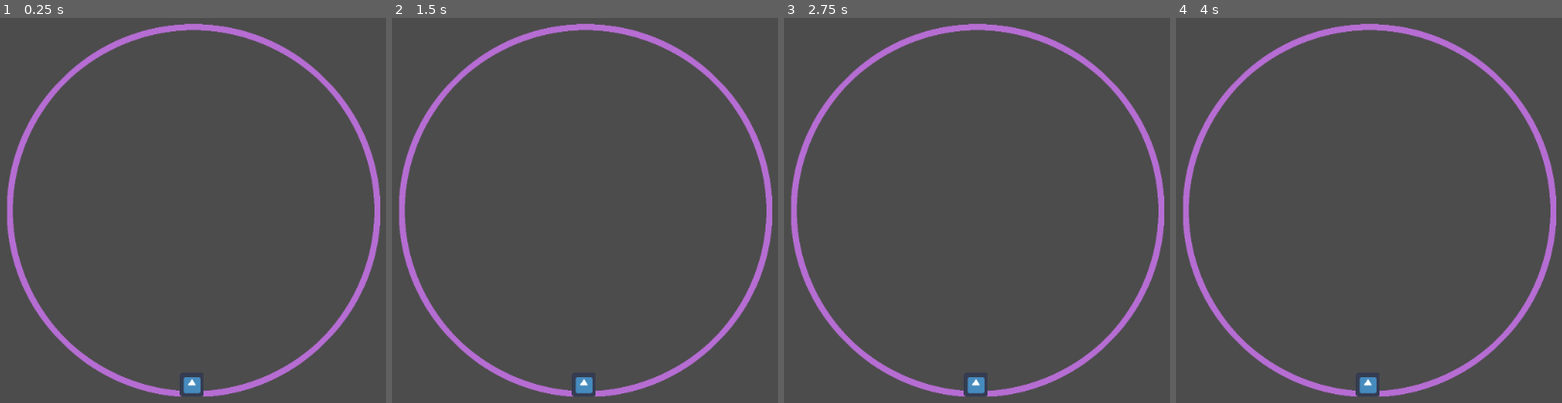
Above: before the commit, frames 1-4 (left to right).
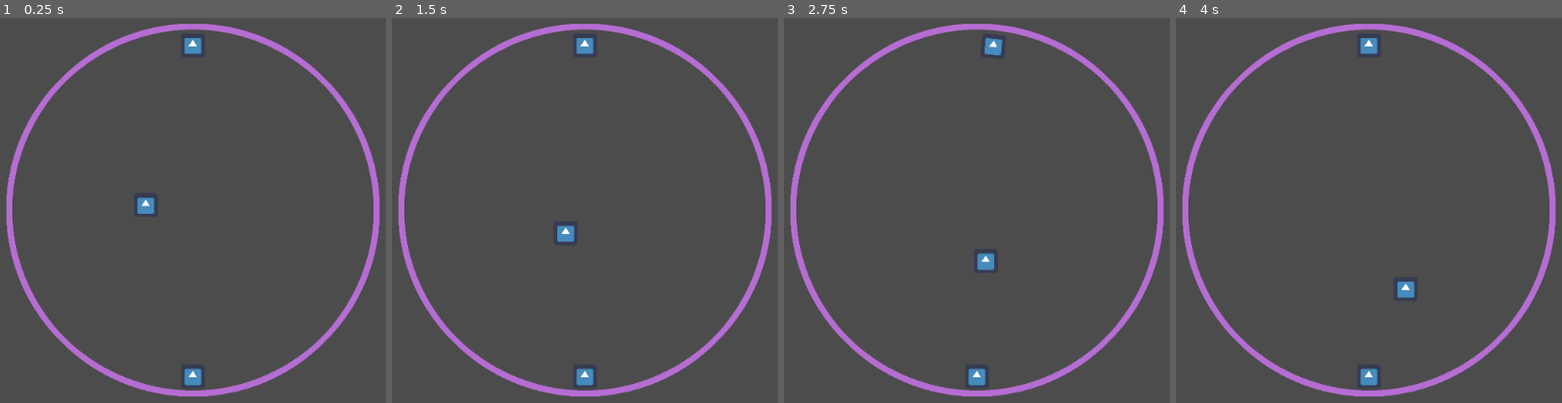
Above: after the commit, the same moments.

Repository: tannercantlay/Star-Pong
Game: Godot game, scene res://Scenes/OuterCollider.tscn
Same seed, same stepped clock (60 frames per second), same inputs: the game is played once before the commit and once after it. The engine's default icon, where the game draws it, is replaced by a stand-in: a white triangle on a blue panel in a dark square.
Inputs:
- Up to frame 1 (0.25 s): no input
- Up to frame 2 (1.5 s): tap Enter at 0.5 s; hold Right 0.53-1.28 s; hold Left from 1.28 s (still down)
- Up to frame 3 (2.75 s): release Left at 2.03 s; hold Right from 2.03 s (still down)
- Up to frame 4 (4 s): release Right at 3.53 s; hold Left from 3.53 s (still down)

The runs differ from the first frame. In frame 1, 2.3% of the frame differs, in the area x 1-99%, y 1-99%; in frame 2, 2.3%; in frame 3, 2.3%; in frame 4, 2.3%.

Commit message:
both paddles and controls implemented

Diff:
--- a/Pong/Scenes/OuterCollider.tscn
+++ b/Pong/Scenes/OuterCollider.tscn
@@ -1,8 +1,10 @@
-[gd_scene load_steps=7 format=2]
+[gd_scene load_steps=10 format=2]
 
 [ext_resource path="res://Sprites/OuterRing_P.png" type="Texture" id=1]
-[ext_resource path="res://paddle.gd" type="Script" id=2]
+[ext_resource path="res://paddle1.gd" type="Script" id=2]
 [ext_resource path="res://icon.png" type="Texture" id=3]
+[ext_resource path="res://ball.gd" type="Script" id=4]
+[ext_resource path="res://paddle2.gd" type="Script" id=5]
 
 [sub_resource type="CanvasItemMaterial" id=1]
 
@@ -11,7 +13,12 @@
 [sub_resource type="RectangleShape2D" id=3]
 extents = Vector2( 35.3214, 14.5625 )
 
+[sub_resource type="CircleShape2D" id=4]
+radius = 53.5937
+
 [node name="Node2D" type="Node2D"]
+
+[node name="CenterPoint" type="Position2D" parent="."]
 
 [node name="OuterRing_P" type="Sprite" parent="."]
 texture = ExtResource( 1 )
@@ -26,19 +33,41 @@
 build_mode = 1
 polygon = PoolVector2Array( 0.0575035, -8.35868, 0.818746, -8.3942, 1.31438, -8.34034, 1.74577, -8.23261, 2.08537, -8.1 …(2082 unchanged characters)…
 
-[node name="KinematicBody2D" type="KinematicBody2D" parent="."]
-position = Vector2( 0, 463.423 )
+[node name="Paddle1" type="KinematicBody2D" parent="."]
 script = ExtResource( 2 )
 
-[node name="CollisionShape2D" type="CollisionShape2D" parent="KinematicBody2D"]
+[node name="CollisionShape2D" type="CollisionShape2D" parent="Paddle1"]
 material = SubResource( 2 )
+position = Vector2( 0, 460.97 )
 shape = SubResource( 3 )
 
-[node name="Sprite" type="Sprite" parent="KinematicBody2D/CollisionShape2D"]
-position = Vector2( -4.10107, 4.10107 )
+[node name="Sprite" type="Sprite" parent="Paddle1/CollisionShape2D"]
+position = Vector2( -0.203922, -13.586 )
+texture = ExtResource( 3 )
+
+[node name="Paddle2" type="KinematicBody2D" parent="."]
+script = ExtResource( 5 )
+
+[node name="CollisionShape2D" type="CollisionShape2D" parent="Paddle2"]
+material = SubResource( 2 )
+position = Vector2( 0, -460.97 )
+shape = SubResource( 3 )
+
+[node name="Sprite" type="Sprite" parent="Paddle2/CollisionShape2D"]
+position = Vector2( -0.203922, 19.5629 )
 texture = ExtResource( 3 )
 
 [node name="Camera2D" type="Camera2D" parent="."]
-position = Vector2( -1.08642, 1.30737 )
+position = Vector2( 0.583742, 2.97754 )
 current = true
 zoom = Vector2( 2, 2 )
+
+[node name="Ball" type="KinematicBody2D" parent="."]
+script = ExtResource( 4 )
+
+[node name="CollisionShape2D" type="CollisionShape2D" parent="Ball"]
+position = Vector2( -141.367, -27.2835 )
+shape = SubResource( 4 )
+
+[node name="Sprite2" type="Sprite" parent="Ball/CollisionShape2D"]
+texture = ExtResource( 3 )
--- a/Pong/player1.gd
+++ b/Pong/ball.gd
@@ -1,16 +1,19 @@
-extends "res://paddle.gd"
+extends KinematicBody2D
 
 
 # Declare member variables here. Examples:
 # var a = 2
 # var b = "text"
-
+var velocity
 
 # Called when the node enters the scene tree for the first time.
 func _ready():
+	velocity = Vector2(1,1)
+
 	pass # Replace with function body.
 
 
 # Called every frame. 'delta' is the elapsed time since the previous frame.
-#func _process(delta):
-#	pass
+func _process(delta):
+	move_and_collide(velocity)
+	pass
--- a/Pong/paddle.gd
+++ b/Pong/paddle1.gd
@@ -9,11 +9,14 @@
 var locationY = -1
 var location
 var radius = 22.5
+var rotation_dir
+var rotation_speed = 1
 #var teamColor = player.color or whatever
 
 # Called when the node enters the scene tree for the first time.
 func _ready():
-	theta = PI
+	#theta = PI
+	rotation_dir = 0
 	pass
 #	if teamColor == "purple":
 #		theta = PI/2
@@ -24,29 +27,25 @@
 	if event is InputEventKey and event.pressed:
 		#if statement to determine what teamColor we are
 		if event.scancode == KEY_A:
-			theta += .05
-			locationX =  cos(theta)
-			locationY = sin(theta)
-			translate(location)
+			rotation_dir += .1
+			#theta += .05
+			#locationX =  cos(theta)
+			#locationY = sin(theta)
+			#translate(location)
 		elif event.scancode == KEY_D:
-			theta -= .05
-			locationX =  -cos(theta)
-			locationY = -sin(theta)
-			translate(location)
+			#theta -= .05
+			#locationX =  -cos(theta)
+			#locationY = -sin(theta)
+			#translate(location)
+			rotation_dir -= .1
+	rotation = rotation_dir * rotation_speed
 	pass
 
-func _integrate_forces(state):
-	var t = state.get_transform()
-	t.origin.x = locationX
-	t.origin.y = locationY
-	state.set_transform(t)
-	pass
 
 # Called every frame. 'delta' is the elapsed time since the previous frame.
 func _process(delta):
-
-
-	location = radius * Vector2(locationX, locationY)
-	print_debug(location)
+	#rotation = rotation_dir * rotation_speed * delta
+	#location = radius * Vector2(locationX, locationY)
+	#print_debug(location)
 
 	pass
--- /dev/null
+++ b/Pong/paddle2.gd
@@ -0,0 +1,51 @@
+extends KinematicBody2D
+
+# Declare member variables here. Examples:
+# var a = 2
+# var b = "text"
+
+var theta
+var locationX = 0
+var locationY = 1
+var location
+var radius = 22.5
+var rotation_dir
+var rotation_speed = 1
+#var teamColor = player.color or whatever
+
+# Called when the node enters the scene tree for the first time.
+func _ready():
+	#theta = PI
+	rotation_dir = 0
+	pass
+#	if teamColor == "purple":
+#		theta = PI/2
+#	else:
+#		theta = 3*PI/4
+
+func _input(event):
+	if event is InputEventKey and event.pressed:
+		#if statement to determine what teamColor we are
+		if event.scancode == KEY_RIGHT:
+			rotation_dir += .1
+			#theta += .05
+			#locationX =  cos(theta)
+			#locationY = sin(theta)
+			#translate(location)
+		elif event.scancode == KEY_LEFT:
+			#theta -= .05
+			#locationX =  -cos(theta)
+			#locationY = -sin(theta)
+			#translate(location)
+			rotation_dir -= .1
+	rotation = rotation_dir * rotation_speed
+	pass
+
+
+# Called every frame. 'delta' is the elapsed time since the previous frame.
+func _process(delta):
+	#rotation = rotation_dir * rotation_speed * delta
+	#location = radius * Vector2(locationX, locationY)
+	#print_debug(location)
+
+	pass
